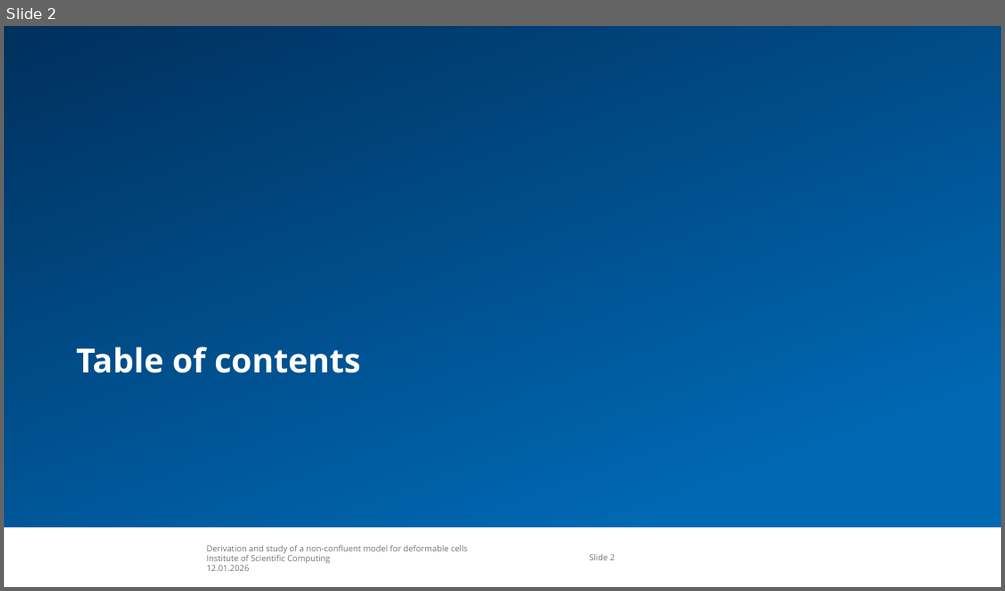
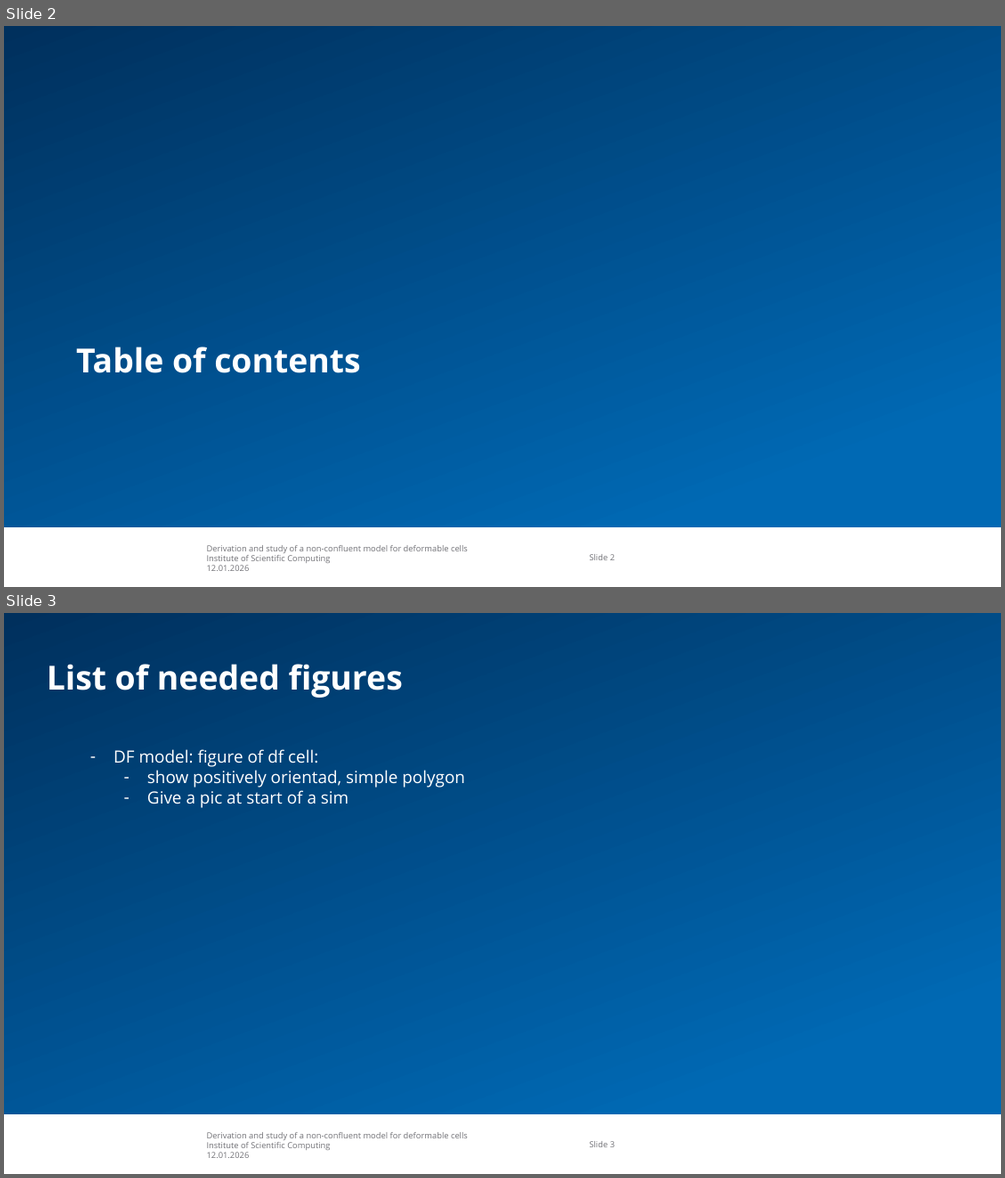
Before and after one commit to tivo476c/FlexibleCellModel, a slide deck: verteidigung.pptx. Shown one above the other, each under a label of ours: slide 2 before the commit, slides 2 and 3 after it. The pictures are 1005x591 and 1005x1178 pixels, drawn with LibreOffice and Linux fonts; fonts in the diff are those of the drawing; background and template pictures are left out. Boxes give left, top, right and bottom in pixels: in the first picture for what was removed or moved away, otherwise in the second. Text is boxed around its words. In the diff, an @@ line names an element or a change of style, - is before the commit and + after.

```diff
--- a/verteidigung.pptx
+++ b/verteidigung.pptx
@@ slide 3 added at box(4, 613, 1001, 1174), background #FFFFFF; not listed: 3 template elements that a slide beside it also shows @@
@@ title added at box(47, 664, 403, 698), 32 pt, text #FFFFFF, bold @@
+List of needed figures
@@ text added at box(113, 749, 465, 808), 16.2 pt, text #FFFFFF @@
+– DF model: figure of df cell:
+  – show positively orientad, simple polygon
+  – Give a pic at start of a sim
```
Also in this commit, not shown: 19 other slides added, 1 slide removed, 3 other files.
